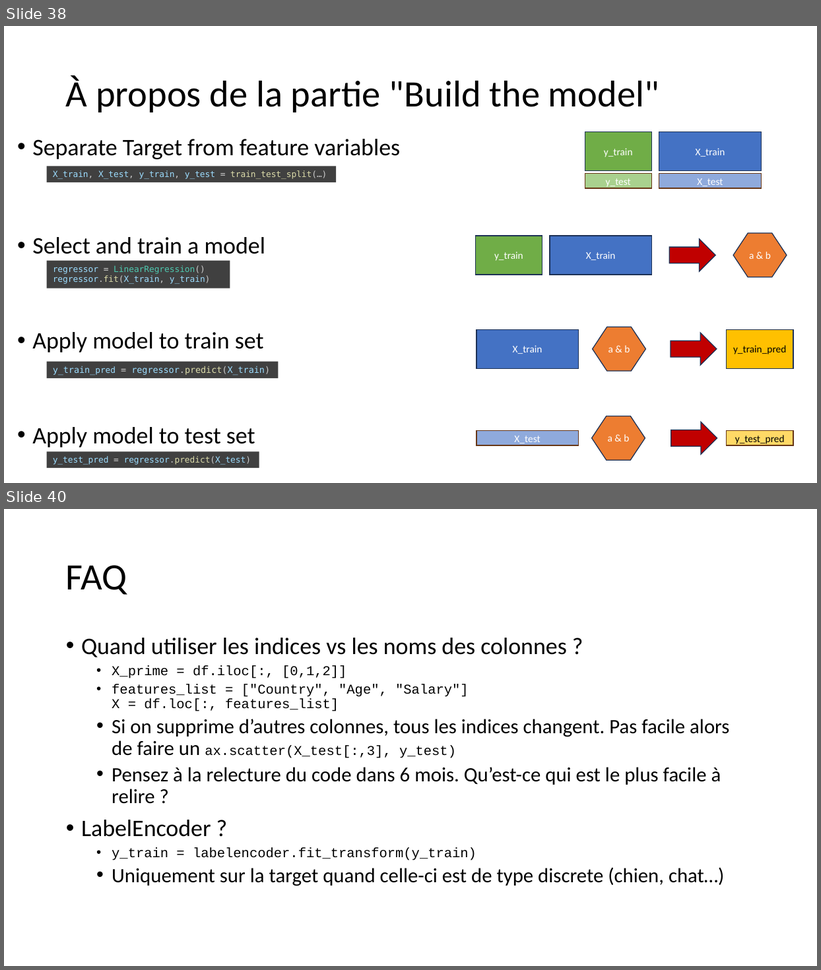
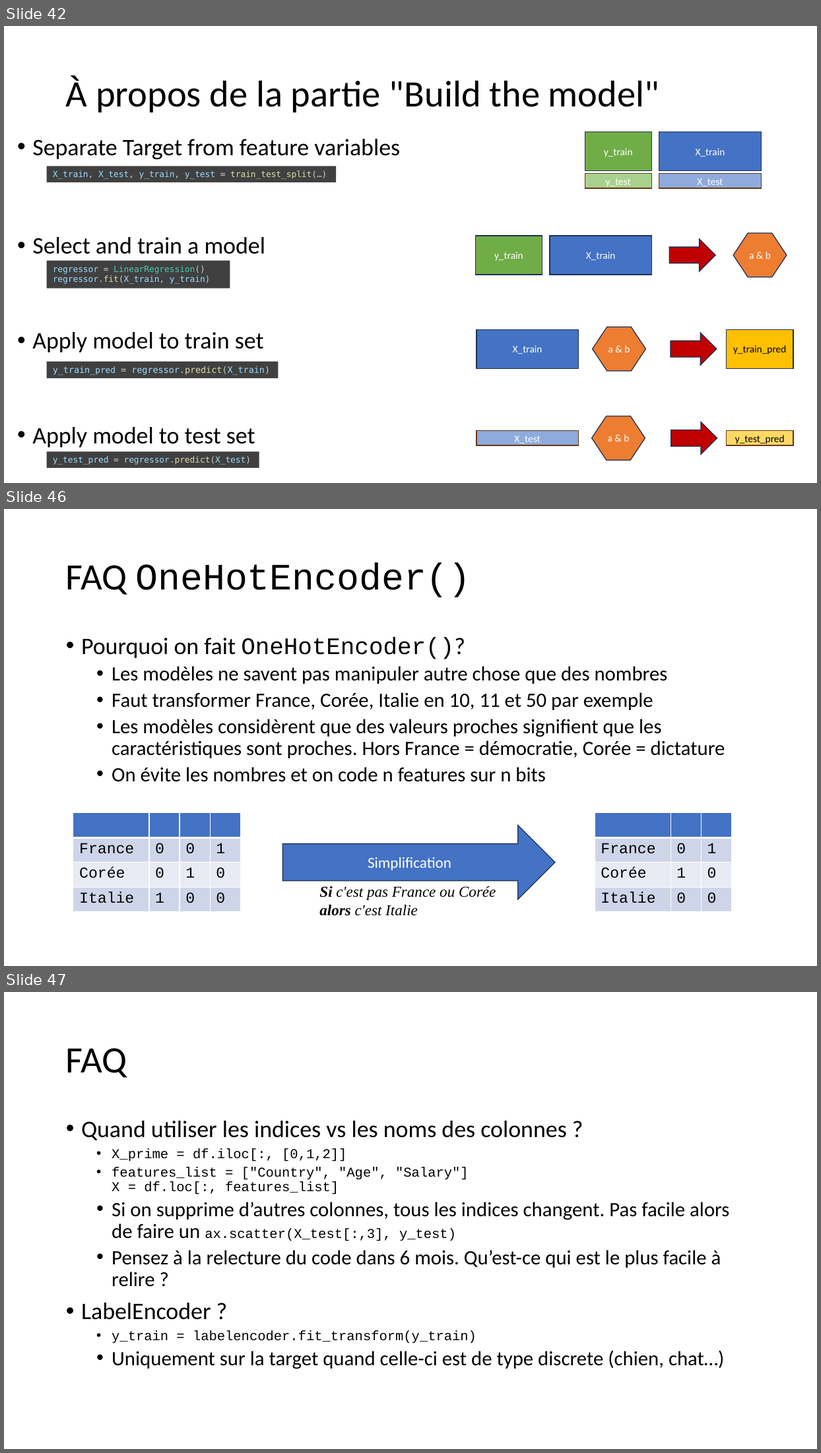
Before and after one commit to 40tude/Data_Essentials_Stage_Oct_2023, a slide deck: 00_notes_de_stage.pptx. Shown one above the other, each under a label of ours: slides 38 and 40 before the commit, slides 42, 46 and 47 after it; the slides between them are not shown. The pictures are 821x970 and 821x1453 pixels, drawn with LibreOffice and Linux fonts; fonts in the diff are those of the drawing. Boxes give left, top, right and bottom in pixels: in the first picture for what was removed or moved away, otherwise in the second. Text is boxed around its words. In the diff, an @@ line names an element or a change of style, - is before the commit and + after.

```diff
--- a/00_notes_de_stage.pptx
+++ b/00_notes_de_stage.pptx
@@ slide 46 added at (4,509,817,966), background #FFFFFF @@
@@ title added at (66,562,471,597), 44 pt, text #000000 @@
+FAQ OneHotEncoder()
@@ text added at (81,637,725,782), 24 pt, text #000000 @@
+• Pourquoi on fait OneHotEncoder()?
+  • Les modèles ne savent pas manipuler autre chose que des nombres
+  • Faut transformer France, Corée, Italie en 10, 11 et 50 par exemple
+  • Les modèles considèrent que des valeurs proches signifient que les caractéristiques sont proches. Hors France = démocratie, Corée = dictature
+  • On évite les nombres et on code n features sur n bits
@@ table added at (73,813,242,912), 4 rows, 4 columns @@
+ |  |  | 
+France | 0 | 0 | 1
+Corée | 0 | 1 | 0
+Italie | 1 | 0 | 0
@@ table added at (595,813,733,912), 4 rows, 3 columns @@
+ |  | 
+France | 0 | 1
+Corée | 1 | 0
+Italie | 0 | 0
@@ right arrow added at (283,826,556,900), fill #4472C4, outline #1E3256 1 pt, 18 pt, text #FFFFFF @@
+Simplification
@@ text added at (319,887,496,916), 18 pt, text #000000, italic @@
+Si c'est pas France ou Corée
+alors c'est Italie
@@ what was slide 38 is now slide 42 @@
@@ what was slide 40 is now slide 47 @@
```
Also in this commit, not shown: 16 slides changed, 5 other slides added, 7 other files.
